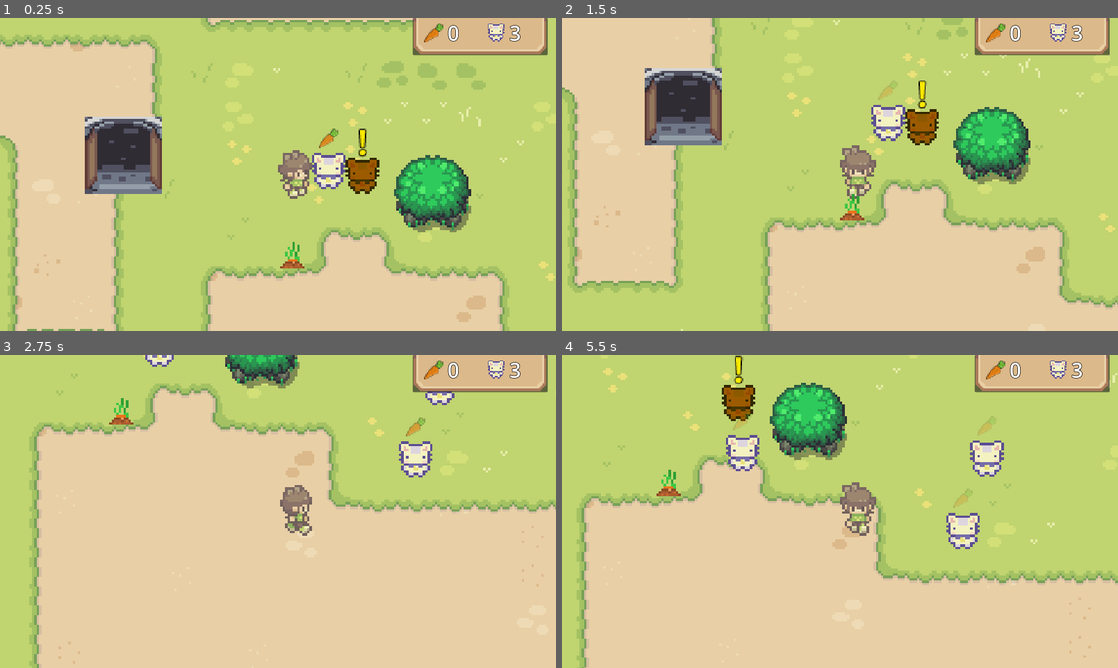
Above: before the commit, frames 1-4 (two rows, left to right).
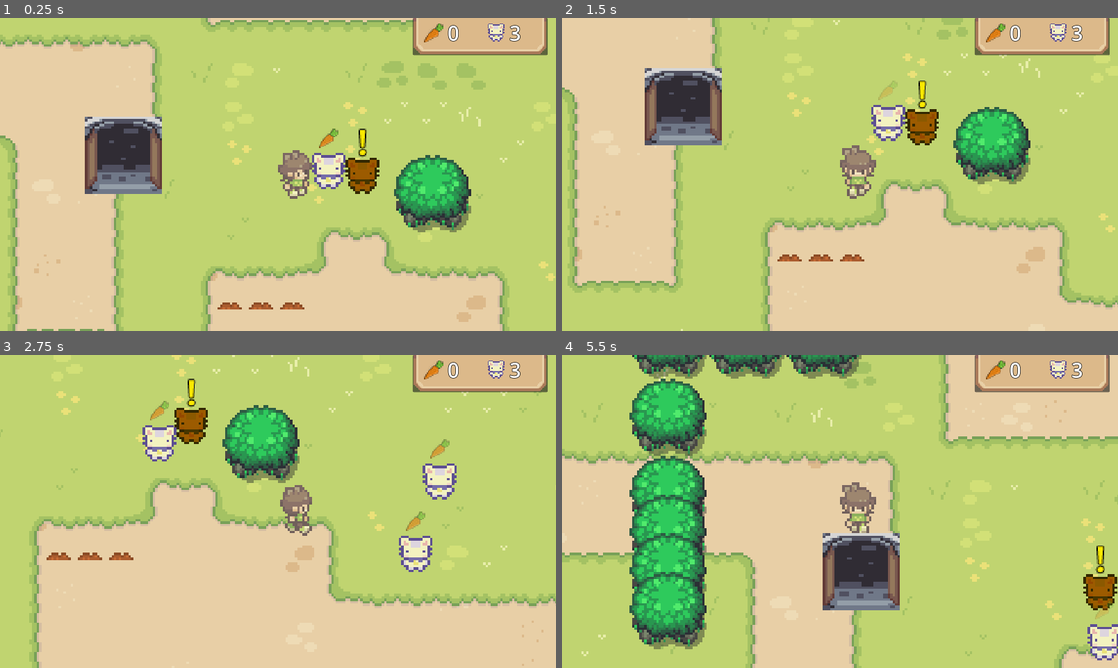
Above: after the commit, the same moments.

Repository: LukeRichardGoddard/GameJam2025
Game: Godot game, scene res://Scenes/GameScene/game_scene.tscn
Same seed, same stepped clock (60 frames per second), same inputs: the game is played once before the commit and once after it. Sound files missing from this copy of the repository are replaced by a short silence.
Inputs:
- Up to frame 1 (0.25 s): no input
- Up to frame 2 (1.5 s): tap Enter at 0.5 s; hold D (move_right) 0.53-1.28 s; tap Space (interact) at 0.6, 1.25, 1.35 s; hold S (move_down) from 1.28 s (still down)
- Up to frame 3 (2.75 s): release S (move_down) at 2.03 s; hold D (move_right) from 2.03 s (still down); tap Space (interact) at 2.1 s
- Up to frame 4 (5.5 s): release D (move_right) at 2.78 s; hold W (move_up) 2.78-3.53 s; tap Space (interact) every 0.75 s from 2.85 to 5.1 s; hold A (move_left) 3.53-5.03 s; hold S (move_down) from 5.03 s (still down)

The runs differ from the first frame. In frame 1, 0.4% of the frame differs, in the area x 39-55%, y 71-94%; in frame 2, 0.4%; in frame 3, 35%; in frame 4, 56%, in the area x 0-100%, y 0-100%.

Commit message:
plots are preserved between scenes

Diff:
--- a/Scenes/GameScene/game_scene.gd
+++ b/Scenes/GameScene/game_scene.gd
@@ -6,6 +6,7 @@
 
 func _ready() -> void:
 	bunny_loader()
+	plot_loader()
 	if SceneManager.start_game:
 		for i in STARTING_BUNNIES:
 			new_bunny()
@@ -31,17 +32,32 @@
 
 func bunny_loader():
 	if not SceneManager.bunnies.get_child_count() == 0:
-		for i in SceneManager.bunnies.get_children():
-			i.position = i.spawn_position
-			i.reparent($ObstacleLayer/Bunnies)
+		for child in SceneManager.bunnies.get_children():
+			child.position = child.spawn_position
+			child.reparent($ObstacleLayer/Bunnies)
+
+func plot_loader():
+	if not SceneManager.plots.get_child_count() == 0:
+		for child in SceneManager.plots.get_children():
+			child.grow_timer.wait_time = child.time
+			child.grow_timer.start()
+			child.position = child.spawn_position
+			child.reparent($Plots)
 
 func _exit_tree() -> void:
 	if not $ObstacleLayer/Bunnies.get_child_count() == 0:
-		for i in $ObstacleLayer/Bunnies.get_children():
-			i.spawn_position = i.position
+		for child in $ObstacleLayer/Bunnies.get_children():
+			child.spawn_position = child.position
 			#move somewhere far away to prevent collisions
-			i.position = Vector2(1000,1000)
-			i.reparent(SceneManager.bunnies)
+			child.position = Vector2(1000,1000)
+			child.reparent(SceneManager.bunnies)
+	if not $Plots.get_child_count() == 0:
+		for child in $Plots.get_children():
+			child.spawn_position = child.position
+			#move somewhere far away to prevent collisions
+			child.position = Vector2(1000,1000)
+			child.time = child.grow_timer.wait_time
+			child.reparent(SceneManager.plots)
 	if SceneManager.music_on:
 		SceneManager.outdoor_music_time = SceneManager.outdoor_music.get_playback_position()
 		SceneManager.outdoor_music.stop()
--- a/Scenes/GameScene/game_scene.tscn
+++ b/Scenes/GameScene/game_scene.tscn
@@ -987,14 +987,21 @@
 
 [node name="Bunnies" type="Node" parent="ObstacleLayer"]
 
-[node name="Test" parent="ObstacleLayer" instance=ExtResource("8_6vm00")]
-position = Vector2(-2, 32)
-collision_layer = 4
-
 [node name="SceneEntrance" parent="." instance=ExtResource("6_lhg8j")]
 position = Vector2(-72, -8)
 player_spawn_position = Vector2(0, 52)
 
 [node name="NewBunnyTimer" type="Timer" parent="."]
 
+[node name="Plots" type="Node2D" parent="."]
+
+[node name="Plot" parent="Plots" instance=ExtResource("8_6vm00")]
+position = Vector2(-28, 50)
+
+[node name="Plot2" parent="Plots" instance=ExtResource("8_6vm00")]
+position = Vector2(-15, 50)
+
+[node name="Plot3" parent="Plots" instance=ExtResource("8_6vm00")]
+position = Vector2(-2, 50)
+
 [connection signal="timeout" from="NewBunnyTimer" to="." method="_on_new_bunny_timer_timeout"]
--- a/Scenes/Plot/plot.gd
+++ b/Scenes/Plot/plot.gd
@@ -1,7 +1,13 @@
 extends StaticBody2D
 
 var can_interact: bool = false
-var carrot_ready: bool = true
+var carrot_ready: bool = false
+var time: float = 0.0
+@onready var grow_timer = get_node("GrowTimer")
+@export var spawn_position: Vector2
+
+func _ready() -> void:
+	start_growing()
 
 func _process(_delta: float) -> void:
 	if Input.is_action_just_pressed("interact") and can_interact:
@@ -17,7 +23,10 @@
 	var carrot_move = create_tween()
 	carrot_move.tween_property($Carrot, "position", Vector2(0,-8), 1)
 	$ShortTimer.start()
-	$GrowTimer.wait_time = randf() * 5.0
+	start_growing()
+
+func start_growing():
+	$GrowTimer.wait_time = randf() * 50.0
 	$GrowTimer.start()
 
 func _on_grow_timer_timeout() -> void:
--- a/Scenes/Plot/plot.tscn
+++ b/Scenes/Plot/plot.tscn
@@ -51,8 +51,8 @@
 
 [node name="AnimatedSprite2D" type="AnimatedSprite2D" parent="."]
 sprite_frames = SubResource("SpriteFrames_eff4b")
-animation = &"ready"
-autoplay = "ready"
+animation = &"empty"
+autoplay = "empty"
 
 [node name="GrowTimer" type="Timer" parent="."]
 
--- a/Scenes/SceneManager/scene_manager.gd
+++ b/Scenes/SceneManager/scene_manager.gd
@@ -10,15 +10,17 @@
 var bunny_count: int = 0
 var total_bunny_count: int = 0
 var bunnies
+var plots
 var outdoor_music: AudioStreamPlayer
 var outdoor_music_time: float = 0.0
 var cave_music: AudioStreamPlayer
 var cave_music_time: float = 0.0
 
-var music_on: bool = false
+var music_on: bool = true
 var sound_on: bool = true
 
 func _ready() -> void:
 	bunnies = $Bunnies
+	plots = $Plots
 	outdoor_music = $Music/Outdoor
 	cave_music = $Music/Cave
--- a/Scenes/SceneManager/scene_manager.tscn
+++ b/Scenes/SceneManager/scene_manager.tscn
@@ -8,6 +8,8 @@
 script = ExtResource("1_cfej8")
 
 [node name="Bunnies" type="Node" parent="."]
+
+[node name="Plots" type="Node" parent="."]
 
 [node name="Music" type="Node" parent="."]
 
